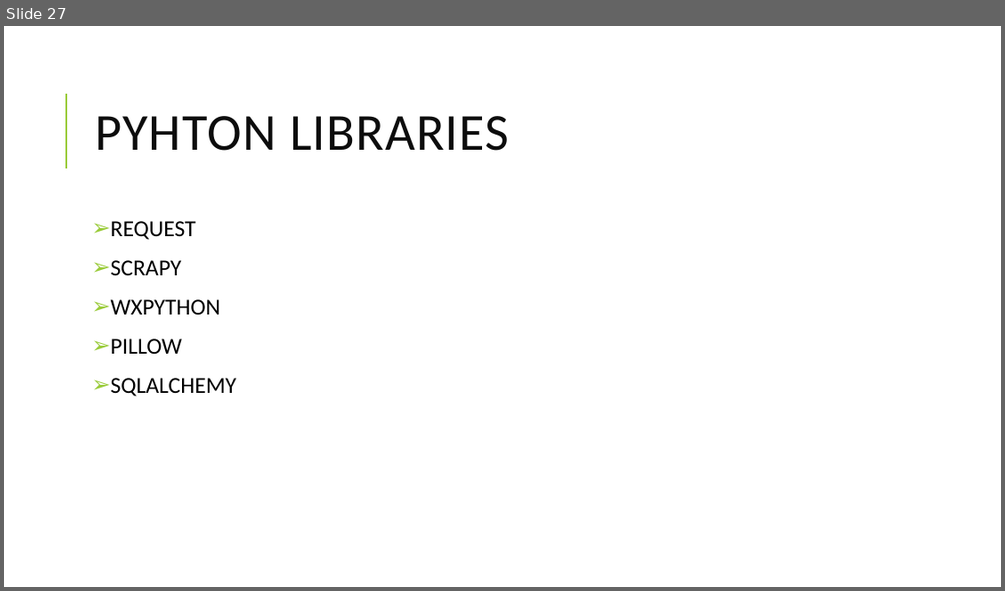
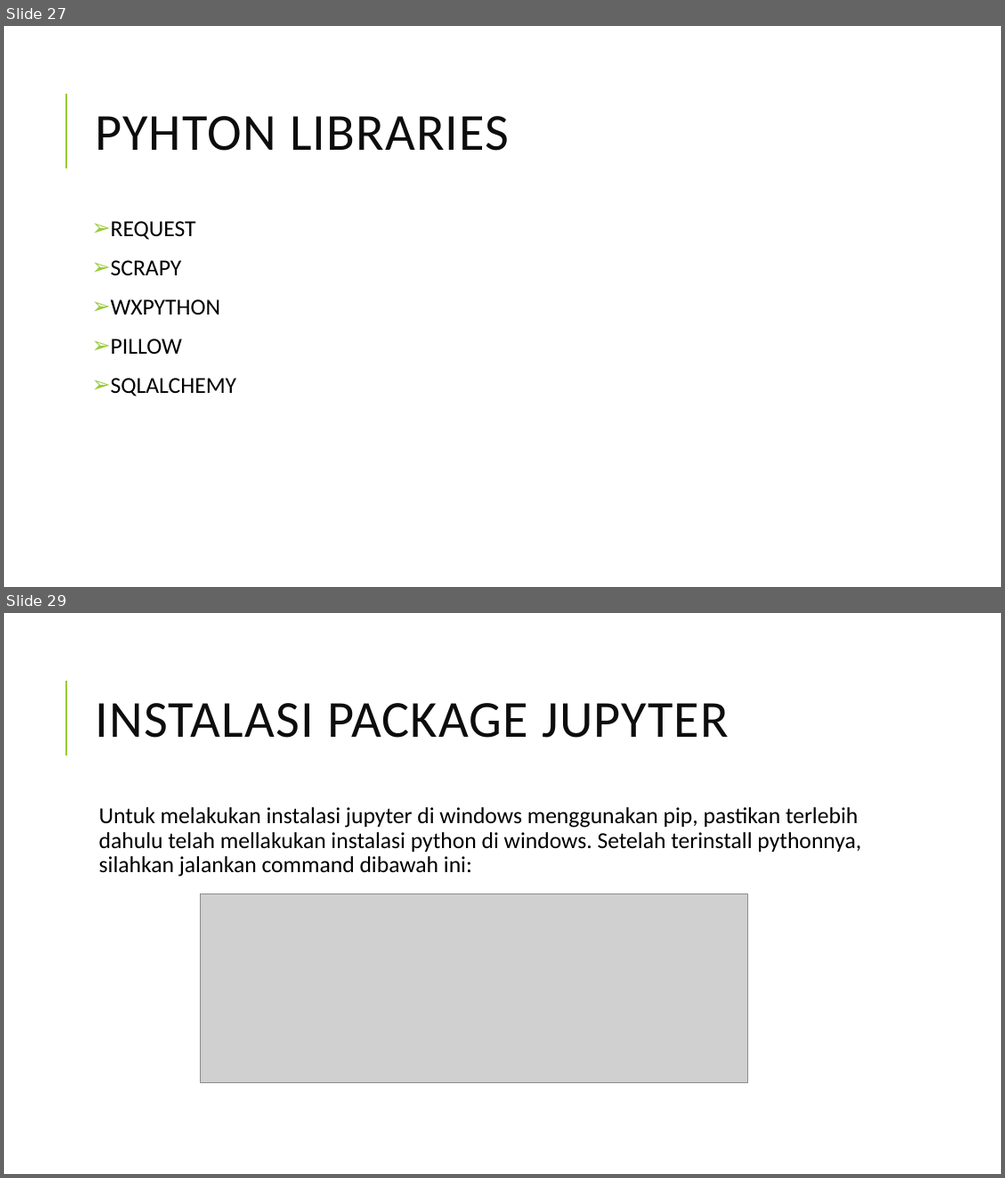
Before and after one commit to dinuryahbn/PengantarDeepLearning, a slide deck: Tugas1/pengenalan phyton.pptx. Shown one above the other, each under a label of ours: slide 27 before the commit, slides 27 and 29 after it; the slides between them are not shown. The pictures are 1005x591 and 1005x1178 pixels, drawn with LibreOffice and Linux fonts; fonts in the diff are those of the drawing; grey boxes stand for pictures. Boxes give left, top, right and bottom in pixels: in the first picture for what was removed or moved away, otherwise in the second. Text is boxed around its words. In the diff, an @@ line names an element or a change of style, - is before the commit and + after.

Commit message:
Penambahan Materi
Update jupyter dan Seaborn

```diff
--- a/Tugas1/pengenalan phyton.pptx
+++ b/Tugas1/pengenalan phyton.pptx
@@ slide 29 added at [4, 613, 1001, 1174], background #FFFFFF; not listed: 1 template element that a slide beside it also shows @@
@@ title added at [95, 703, 729, 738], 50 pt, text #0D0D0D @@
+INSTALASI PACKAGE JUPYTER
@@ text added at [99, 807, 861, 876], 22 pt, text #000000 @@
+  Untuk melakukan instalasi jupyter di windows menggunakan pip, pastikan terlebih dahulu telah mellakukan instalasi python di windows. Setelah terinstall pythonnya, silahkan jalankan command dibawah ini:
@@ picture added at [201, 893, 747, 1083] @@
```
Also in this commit, not shown: 1 slide changed, 2 other slides added.
